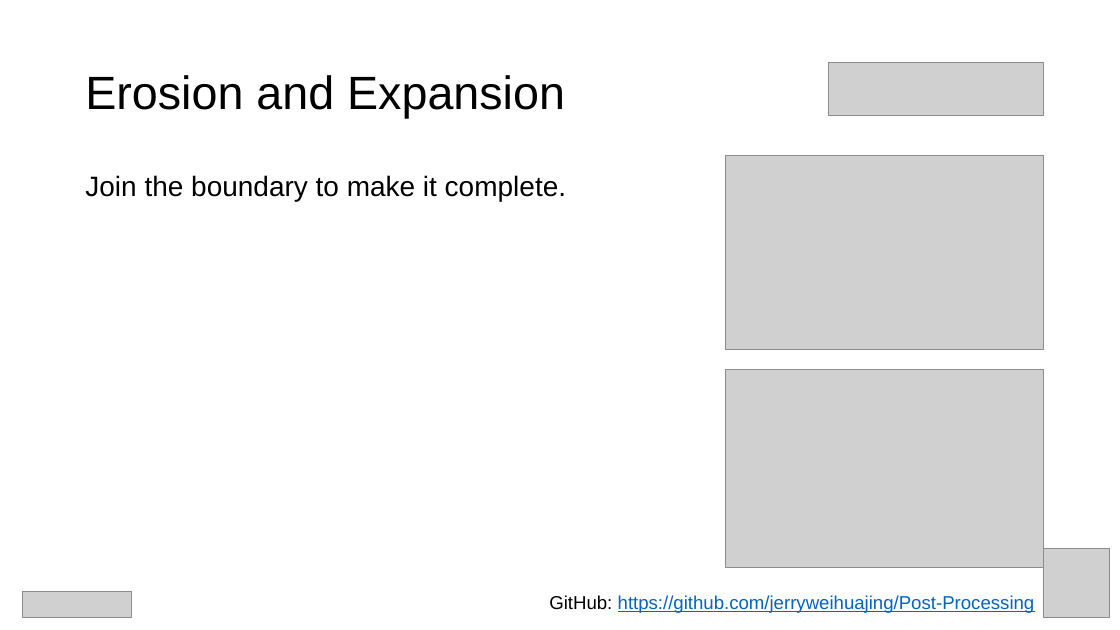
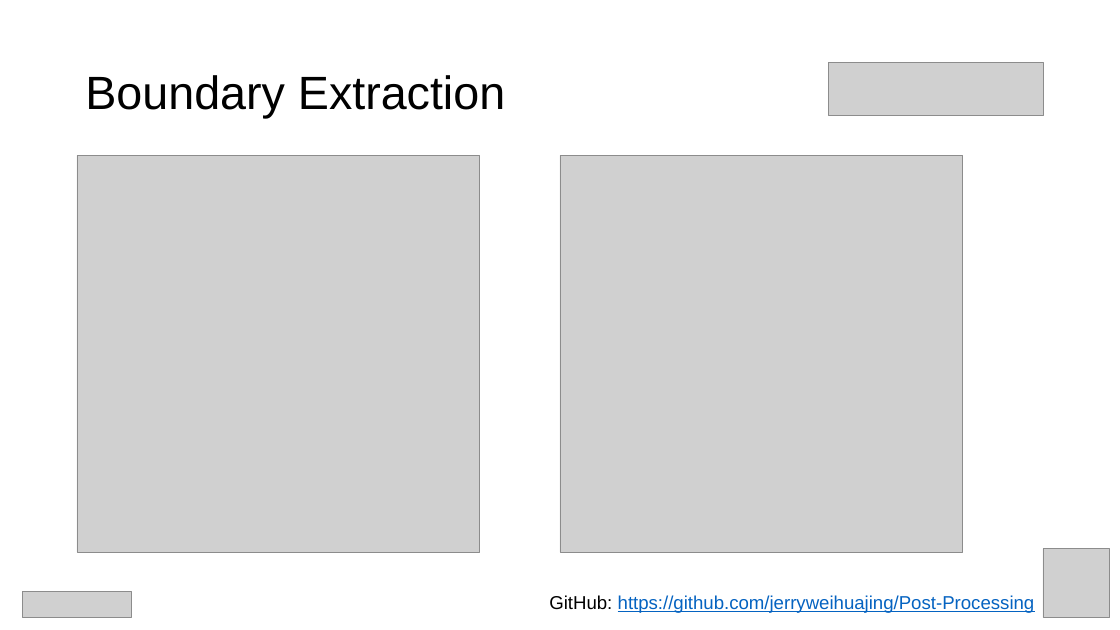
Before and after one commit to jerryweihuajing/Post-Processing, a slide deck: slide 26 of CG Finals.pptx (slide 18 before the commit). Drawn at 1120x630 pixels with LibreOffice and Linux fonts; fonts in the diff are those of the drawing; grey boxes stand for pictures. Boxes give left, top, right and bottom in pixels: in the first picture for what was removed or moved away, otherwise in the second. Text is boxed around its words. In the diff, an @@ line names an element or a change of style, - is before the commit and + after.

```diff
--- a/CG Finals.pptx
+++ b/CG Finals.pptx
@@ title at bbox=[85, 75, 505, 118]: text changed @@
-Erosion and Expansion
+Boundary Extraction
@@ picture added at bbox=[77, 155, 481, 552] @@
@@ text removed at bbox=[85, 175, 566, 201] @@
-Join the boundary to make it complete.
@@ picture added at bbox=[560, 155, 964, 552] @@
@@ picture removed at bbox=[726, 155, 1044, 350] @@
@@ picture removed at bbox=[726, 370, 1044, 568] @@
```
Also in this commit, not shown: 9 other slides changed, 15 slides added, 2 slides removed, 11 other files.
